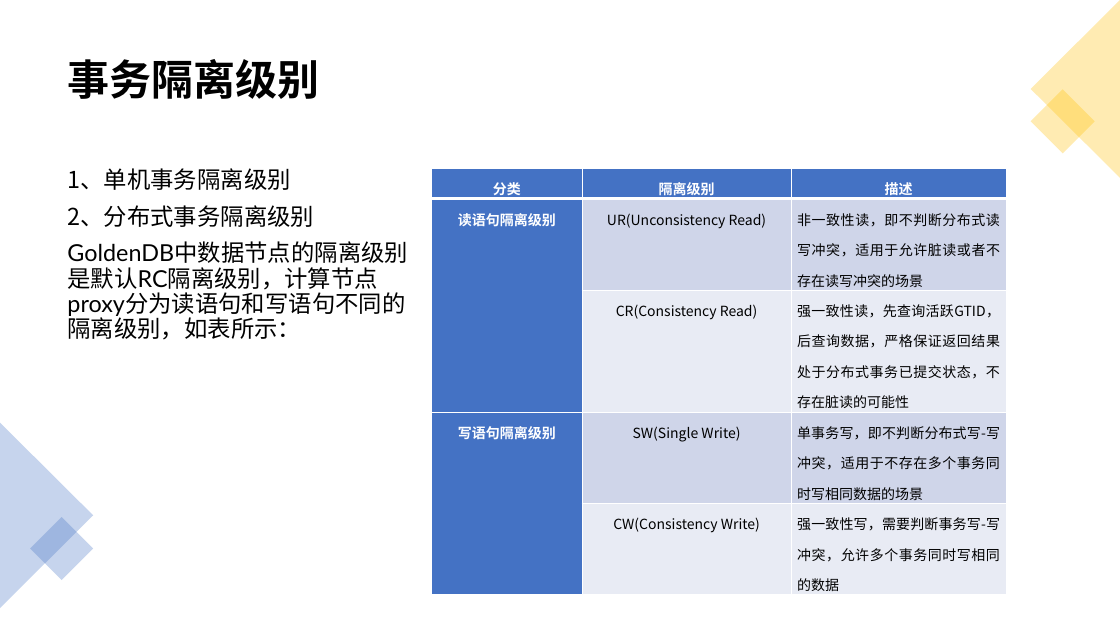
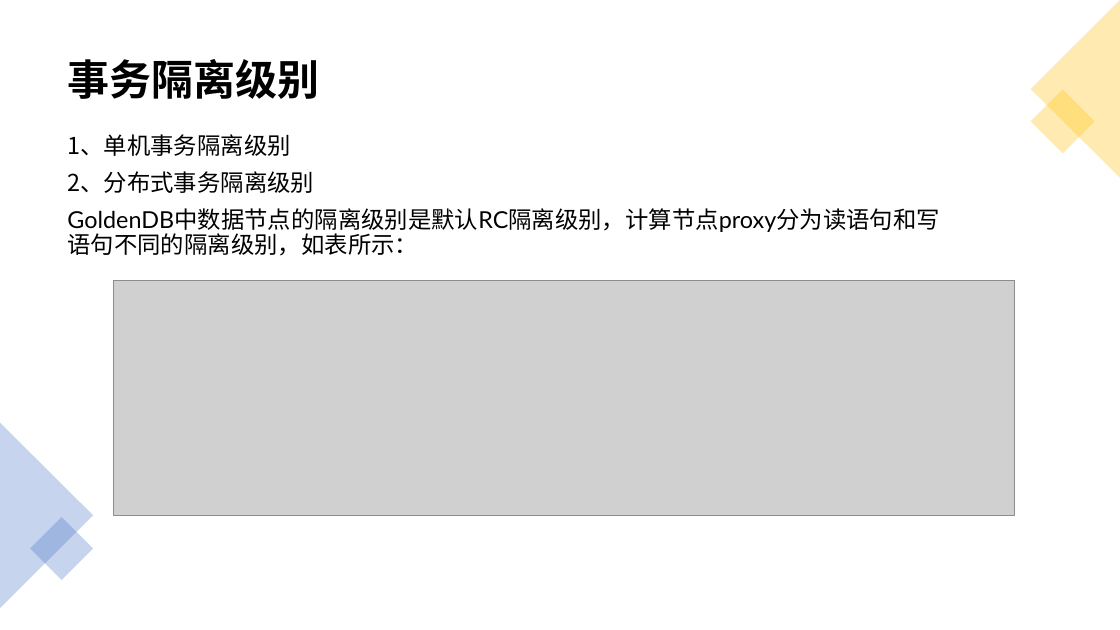
Before and after one commit to yedushusheng/mysql-learning, a slide deck: slide 15 of 28. OLTP/GoldenDB分布式数据库.pptx (slide 12 before the commit). Drawn at 1120x630 pixels with LibreOffice and Linux fonts; fonts in the diff are those of the drawing; grey boxes stand for pictures. Boxes give left, top, right and bottom in pixels: in the first picture for what was removed or moved away, otherwise in the second. Text is boxed around its words. In the diff, an @@ line names an element or a change of style, - is before the commit and + after.

```diff
--- a/28. OLTP/GoldenDB分布式数据库.pptx
+++ b/28. OLTP/GoldenDB分布式数据库.pptx
@@ text "1、单机事务隔离级别" rewrapped from box(67, 168, 378, 340) to box(67, 134, 940, 256) @@
@@ table removed at box(432, 168, 1007, 595), 5 rows, 3 columns @@
-分类 | 隔离级别 | 描述
-读语句隔离级别 | UR(Unconsistency Read) | 非一致性读，即不判断分布式读写冲突，适用于允许脏读或者不存在读写冲突的场景
- | CR(Consistency Read) | 强一致性读，先查询活跃GTID，后查询数据，严格保证返回结果处于分布式事务已提交状态，不存在脏读的可能性
-写语句隔离级别 | SW(Single Write) | 单事务写，即不判断分布式写-写冲突，适用于不存在多个事务同时写相同数据的场景
- | CW(Consistency Write) | 强一致性写，需要判断事务写-写冲突，允许多个事务同时写相同的数据
@@ picture added at box(113, 280, 1014, 515) @@
```
Also in this commit, not shown: 8 other slides changed, 4 slides added.
